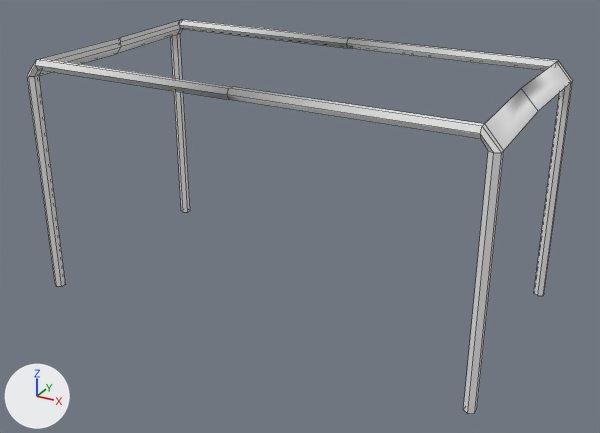
Before and after pictures for a commit that changed the OBJ model assets/meshes/goal.obj.
The view is the same before and after, from a 50 mm lens placed at (12.42, -23.65, 14.97), pointed at (-0.55, -0.06, 3.18). Lighting does not change. The marker at lower left points along +X, +Y and +Z. Mesh edges are drawn as thin lines. Where no turn or scale is listed for an object, it has been applied to the vertices. Vertices at the same position are counted once.
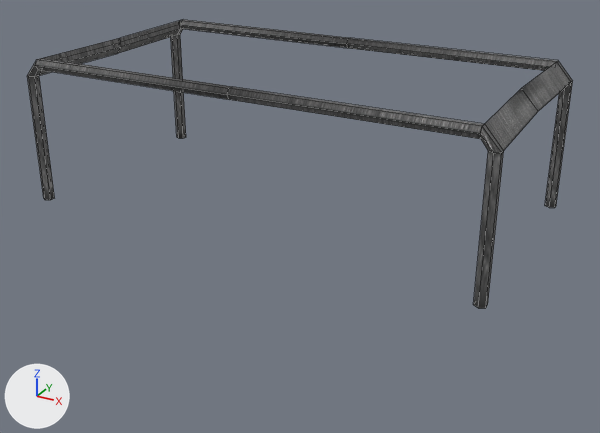
The newer file is also turned or shifted as a whole; pictures and numbers use the older file's frame.

Pixel boxes (x1, y1, x2, y2) of what changed, in the pictures (600 x 433 px; the box of a moved part takes in the faces that stretch with it):
'Cylinder', surface changed, reshaped (27% shorter): before (27, 20, 573, 413); after (27, 20, 573, 308)
part 1 of me_cylinder, moved or reshaped: before (27, 76, 66, 287); after (27, 76, 55, 200)
part 2 of me_cylinder, moved or reshaped: before (171, 34, 190, 212); after (171, 34, 186, 138)
part 3 of me_cylinder, moved or reshaped: before (463, 151, 504, 413); after (473, 151, 504, 308)
part 4 of me_cylinder, moved or reshaped: before (534, 81, 573, 296); after (545, 81, 573, 208)

Diff of the bpy script that builds the scene:
```diff
--- a/assets/meshes/goal.obj.py
+++ b/assets/meshes/goal.obj.py
@@ img_goal_png @@
+img_goal_png = load_image('goal.png', '../textures/goal.png', 1024, 1024, 'sRGB')
@@ mat_material_001 @@
 mat_material_001 = principled_material('Material.001')
-mat_material_001.base_color = (0.8, 0.8, 0.8)  # white #e7e7e7
-mat_material_001.roughness = 1.0
+mat_material_001.texture = img_goal_png
+mat_material_001.roughness = 0.69
@@ me_cylinder @@
 # used by ob_cylinder; location = (0.0, 0.0, 0.0)
 # verts and faces of me_cylinder; kept vertices keep their numbers, new ones are numbered from 106
 # before: 0 (-8.9, -3.5, 0.0) at pixel (64, 282), 2 (-8.7, -3.6, 0.0) at pixel (65, 284), 4 (-8.7, -3.8, 0.0) at pixel (61, 286), 6 (-8.9, -3.9, 0.0) at pixel (56, 286), 8 (-9.1, -3.8, 0.0) at pixel (55, 284)
 # before: 10 (-9.1, -3.6, 0.0), 99 (-8.7, -3.8, 0.0) at pixel (61, 286), 105 (-8.7, -3.8, 0.0) at pixel (61, 286)
 # before: 18 (-8.9, 4.1, 0.0) at pixel (183, 212), 20 (-8.7, 4.2, 0.0) at pixel (187, 212), 22 (-8.7, 4.4, 0.0) at pixel (190, 210), 24 (-8.9, 4.5, 0.0), 26 (-9.1, 4.4, 0.0)
 # before: 28 (-9.1, 4.2, 0.0) at pixel (181, 210)
 # before: 42 (7.1, -3.5, 0.0), 44 (6.9, -3.6, 0.0), 46 (6.9, -3.8, 0.0) at pixel (463, 409), 48 (7.1, -3.9, 0.0) at pixel (467, 413), 50 (7.3, -3.8, 0.0) at pixel (474, 413)
 # before: 52 (7.3, -3.6, 0.0) at pixel (476, 409), 103 (7.0, -3.8, 0.0) at pixel (465, 410)
 # before: 60 (7.1, 4.1, 0.0) at pixel (537, 295), 62 (6.9, 4.2, 0.0) at pixel (533, 293), 64 (6.9, 4.4, 0.0), 66 (7.1, 4.5, 0.0), 68 (7.3, 4.4, 0.0) at pixel (544, 293)
 # before: 70 (7.3, 4.2, 0.0) at pixel (543, 295)
-me_cylinder.from_pydata(...)  # 106 vertices, 98 faces; spans x -9.1..7.3, y -3.9..4.5, z 0.0..8.6
+me_cylinder.from_pydata(...)  # 104 vertices, 98 faces; spans x -9.1..7.3, y -3.9..4.5, z 3.5..8.6
+# me_cylinder part 1
+delete_vertices([99, 105])  # with the faces that use them
+for i in [0, 2, 4, 6, 8, 10]: verts[i] += (0.0, 0.0, 3.5)
+verts[106] = (-8.7, -3.8, 3.5)  # pixel (50, 199)
+# me_cylinder part 2
+for i in [18, 20, 22, 24, 26, 28]: verts[i] += (0.0, 0.0, 3.5)
+# me_cylinder part 3
+delete_vertices([103])  # with the faces that use them
+for i in [42, 44, 46, 48, 50, 52]: verts[i] += (0.0, 0.0, 3.5)
+verts[107] = (7.0, -3.8, 3.5)  # pixel (475, 305)
+# me_cylinder part 4
+for i in [60, 62, 64, 66, 68, 70]: verts[i] += (0.0, 0.0, 3.5)
 me_cylinder.materials.append(mat_material_001)
```
